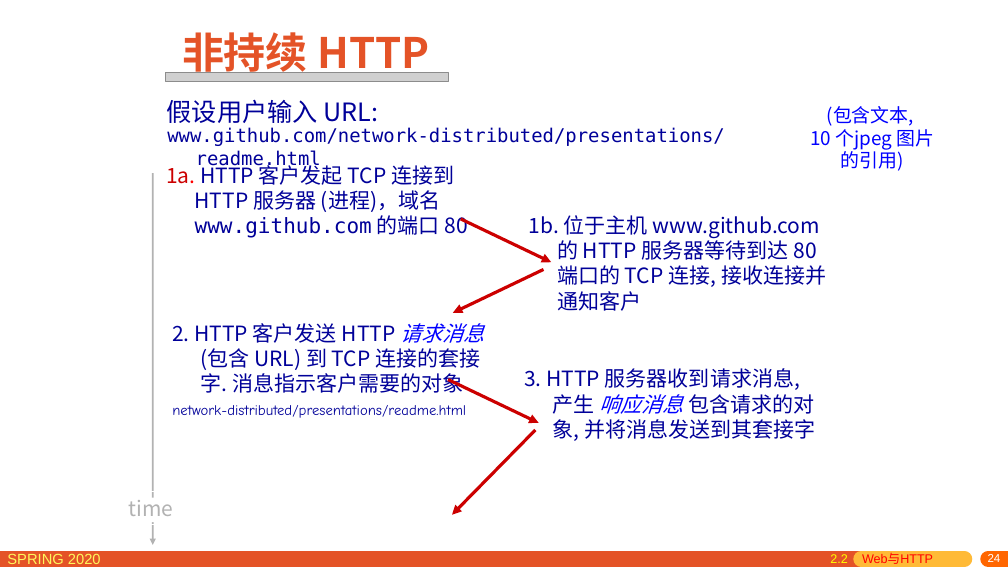
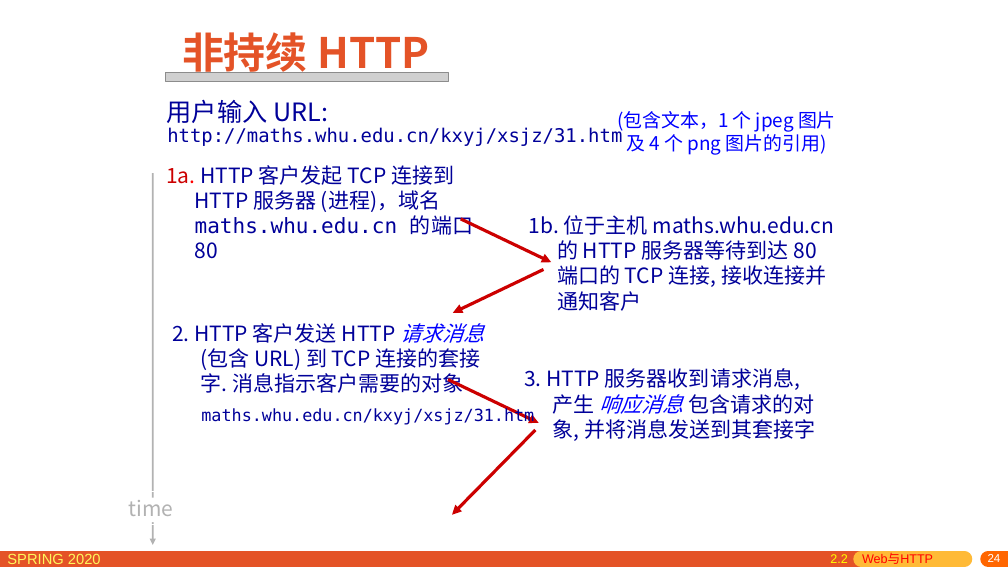
Before and after one commit to network-distributed/presentations, a slide deck: slide 24 of chapter2_cn.pptx. Drawn at 1008x567 pixels with LibreOffice and Linux fonts; fonts in the diff are those of the drawing; grey boxes stand for pictures. Boxes give left, top, right and bottom in pixels: in the first picture for what was removed or moved away, otherwise in the second. Text is boxed around its words. In the diff, an @@ line names an element or a change of style, - is before the commit and + after.

```diff
--- a/chapter2_cn.pptx
+++ b/chapter2_cn.pptx
@@ text at bbox=[167, 99, 328, 128]: text changed @@
-假设用户输入 URL:
+用户输入 URL:
@@ text at bbox=[617, 111, 836, 155]: text changed @@
-(包含文本,
-10 个jpeg 图片
-的引用)
+(包含文本，1 个 jpeg 图片
+及 4 个 png 图片的引用)
@@ text at bbox=[167, 127, 622, 146]: text changed @@
-www.github.com/network-distributed/presentations/readme.html
+http://maths.whu.edu.cn/kxyj/xsjz/31.htm
@@ text at bbox=[166, 165, 473, 259]: text changed @@
-1a. HTTP 客户发起 TCP 连接到 HTTP 服务器 (进程)，域名 www.github.com 的端口 80
+1a. HTTP 客户发起 TCP 连接到 HTTP 服务器 (进程)，域名 maths.whu.edu.cn 的端口 80
@@ text at bbox=[529, 215, 834, 311]: text changed @@
-1b. 位于主机 www.github.com 的 HTTP 服务器等待到达 80 端口的 TCP 连接, 接收连接并通知客户
+1b. 位于主机 maths.whu.edu.cn 的 HTTP 服务器等待到达 80 端口的 TCP 连接, 接收连接并通知客户
@@ text at bbox=[201, 408, 534, 425]: text changed; size 14 to 16 pt; font Comic Neue to DejaVu Sans Mono @@
-network-distributed/presentations/readme.html
+maths.whu.edu.cn/kxyj/xsjz/31.htm
```
Also in this commit, not shown: 31 other slides changed, 6 slides added, 1 other file.
